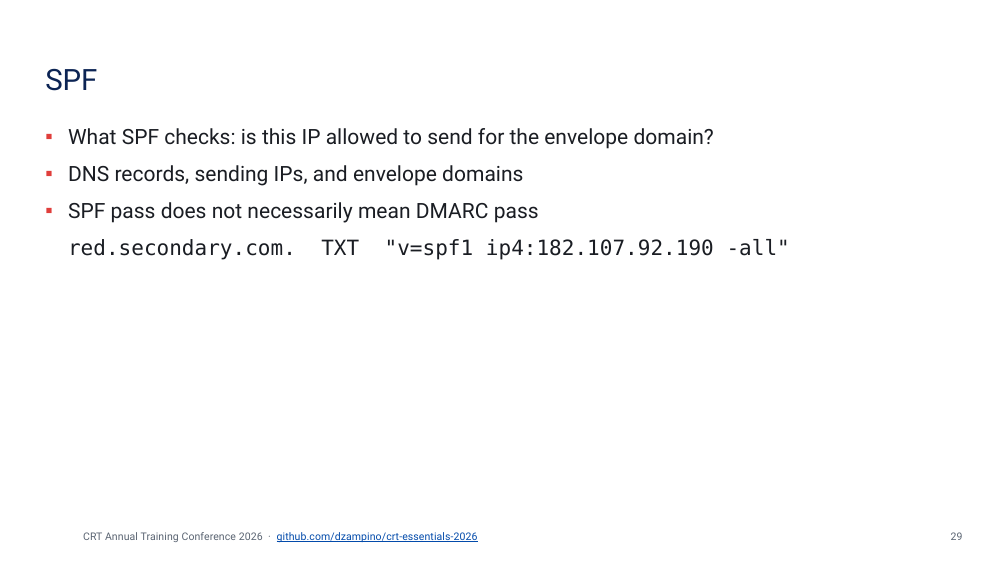
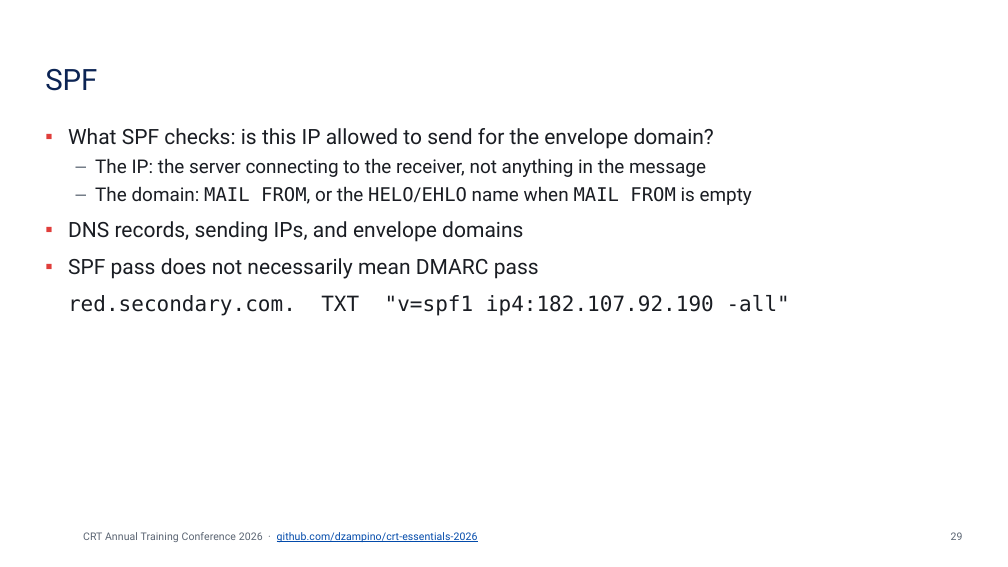
Before and after one commit to dzampino/crt-essentials-2026, a slide deck: slide 29 of docs/files/crt-essentials.pptx. Drawn at 1008x567 pixels with LibreOffice and Linux fonts; fonts in the diff are those of the drawing; background and template pictures are left out. Boxes give left, top, right and bottom in pixels: in the first picture for what was removed or moved away, otherwise in the second. Text is boxed around its words. In the diff, an @@ line names an element or a change of style, - is before the commit and + after.

```diff
--- a/docs/files/crt-essentials.pptx
+++ b/docs/files/crt-essentials.pptx
@@ text at (95, 159, 752, 205): paragraphs added @@
+  – The IP: the server connecting to the receiver, not anything in the message
+  – The domain: MAIL FROM, or the HELO/EHLO name when MAIL FROM is empty
```
Also in this commit, not shown: 3 other files.
